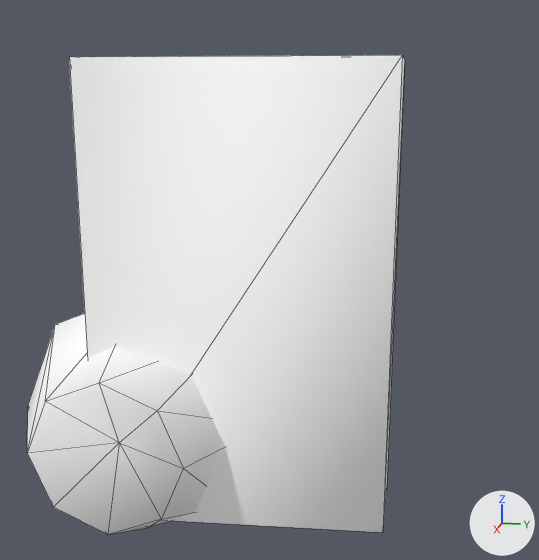
What one commit did to the OBJ model Assets/Art/Nova1492/GXConverted/Models/Effects/CombatEffects/datan_common_powerac1_ba771092.obj.
One viewpoint serves both versions: a camera (50 mm lens) standing at (1.622, 0.306, 0.956) and looking at (-0.026, -0.024, 0.544). The lights are fixed; the arrows at lower right show +X, +Y and +Z. The older version comes first. Mesh edges are drawn as thin lines. Where no turn or scale is listed for an object, it has been applied to the vertices.

In view in the first picture: 'datan_common_powerac1_ba771092'.
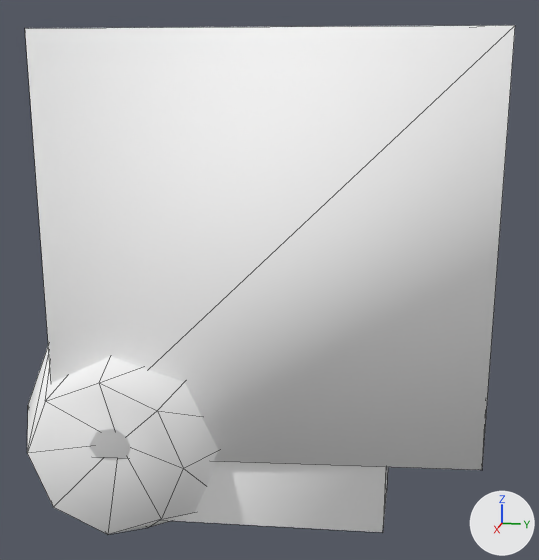
What differs and where, as boxes [x1, y1, x2, y2] in the pictures (539 x 560 px):
'datan_common_powerac1_ba771092_mesh01', added
    after: [25, 25, 515, 470]
'datan_common_powerac1_ba771092', unchanged, covered by the edit
    before: [27, 55, 405, 534]
    after: [27, 347, 388, 534]

What changed in the scene script:
```text
Add me_datan_common_powerac1_ba771092_mesh01:
    me_datan_common_powerac1_ba771092_mesh01.from_pydata([(-0.197, -0.47, 0.166), (-0.076, 0.469, 0.166), (0.076, 0.469, 0.166), (0.197, -0.47, 0.166), (-0.197, -0.47, 1.086), (0.197, -0.47, 1.086), (0.076, 0.469, 1.086), (-0.076, 0.469, 1.086)], [], [(0, 1, 2), (2, 3, 0), (4, 5, 6), (6, 7, 4), (0, 3, 5), (5, 4, 0), (3, 2, 6), (6, 5, 3), (2, 1, 7), (7, 6, 2), (1, 0, 4), (4, 7, 1)])
    me_datan_common_powerac1_ba771092_mesh01.materials.append(mat_datan_common_powerac1_ba771092)  # white #ffffff
Add ob_datan_common_powerac1_ba771092_mesh01:
    ob_datan_common_powerac1_ba771092_mesh01 = bpy.data.objects.new('datan_common_powerac1_ba771092_mesh01', me_datan_common_powerac1_ba771092_mesh01)
    ob_datan_common_powerac1_ba771092_mesh01.location = (0.0, 0.0, 0.0)
```
